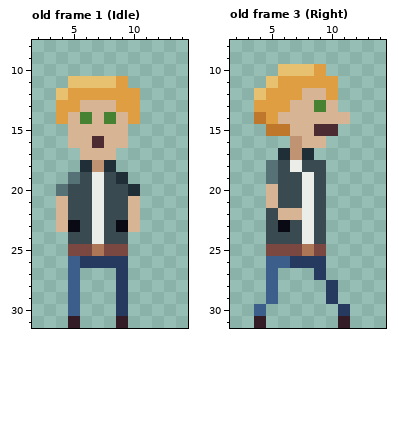
Pixel-art file: Assets/Sprites/Chara.aseprite. Above is the file before it was changed.
16x32 pixels, 6 frames. Shown: old frame 1 (Idle): x 2..14, y 8..31; old frame 3 (Right): x 2..14, y 8..31. The commit also changed other frames, which this record leaves out.
The same view after the edit:
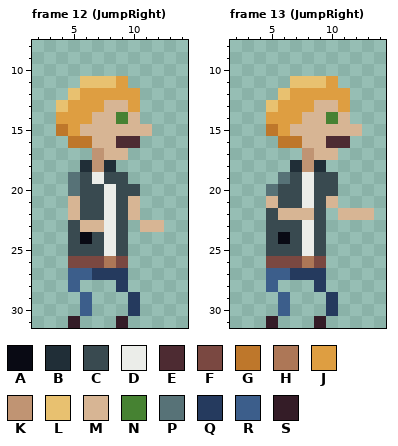
Palette (. is transparent): A #090a14  B #202e37  C #394a50  D #ebede9  E #4d2b32  F #7a4841  G #be772b  H #ad7757  J #de9e41  K #c09473  L #e8c170  M #d7b594  N #468232  P #577277  Q #253a5e  R #3c5e8b  S #341c27
A new or re-ordered frame is compared with the old frame closest to it.
Change:
frames 6 -> 17
Changed rows in their new state; - is an unchanged pixel.
Frame 12 (JumpRight) is new; against old frame 1 (Idle), layer "Player":
first column x 4:
11 -.-------
12 .L-------
13 L-JJ-M---
14 -JJ-MNM--
15 GJ----MM-
16 -GGM-EE--
17 --.K-M---
19 -----C---
20 .P-CD-C--
21 .M-CD----
22 .M-CD----
23 .CMMDC.MM
24 --ACD----
25 -CCCDC---
26 -FFFHF---
27 --RQQ----
29 -.R--.Q--
30 -.R--.Q--
Frame 13 (JumpRight) is new; against old frame 3 (Right), layer "Player":
first column x 4:
10 --....----
11 -..LLL----
12 ..L-JJ-J--
13 .L-JJM-J--
14 .-JJ--N---
15 --J--MMMM-
16 --GG--EE--
17 --..KMM---
18 -..BKB----
19 -.P---C---
20 -P----C---
21 ------M---
22 ----M--MMM
23 --C-------
24 --A-------
25 -CCCDC----
26 -FFFHF----
27 --RQQ-----
28 -----Q.---
29 -.R-------
30 .-R---Q.--
31 .S---S-.--
Pixel boxes of the changes (left, top, right, bottom) in both pictures:
changed: (56, 76, 164, 316)
changed: (254, 64, 374, 328)
